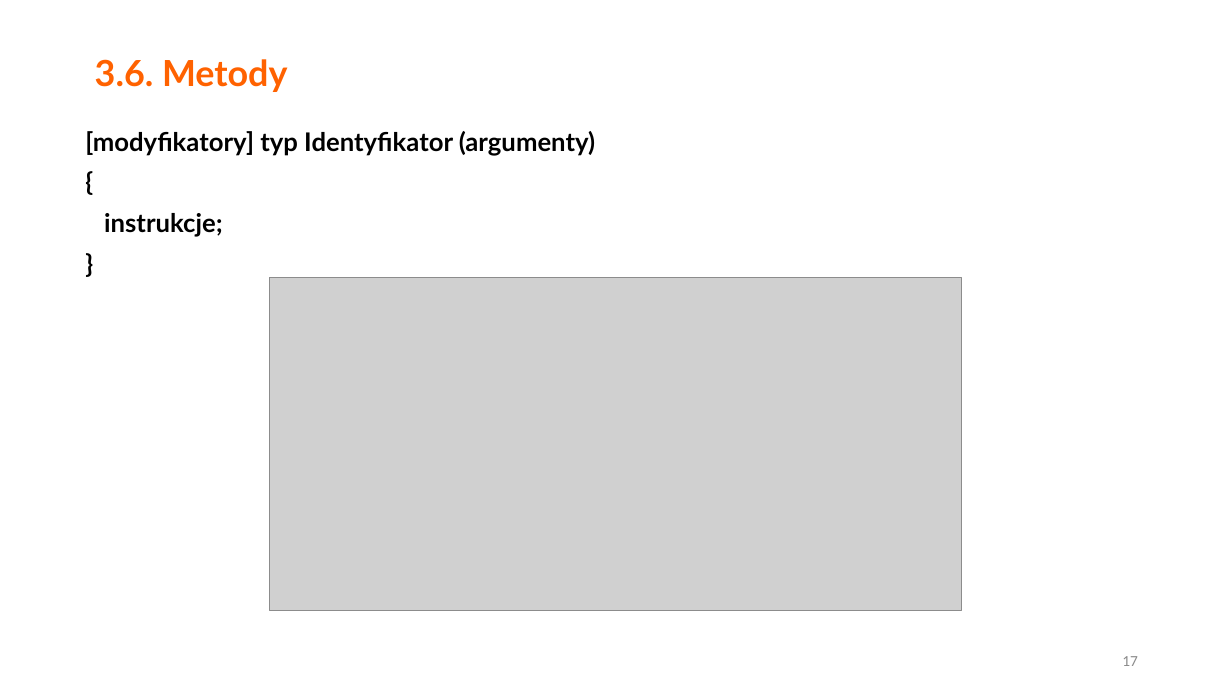
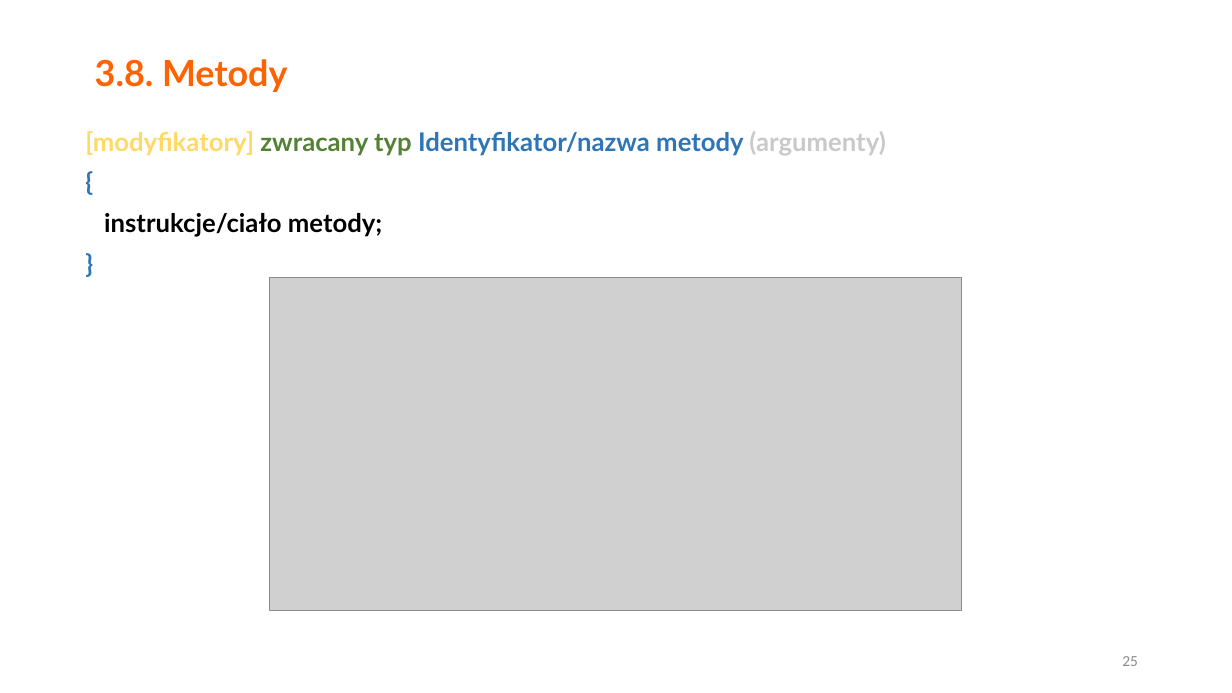
Before and after one commit to morelq/PodstawyCsharp, a slide deck: slide 25 of Podstawy Csharp v2.pptx (slide 17 before the commit). Drawn at 1232x693 pixels with LibreOffice and Linux fonts; fonts in the diff are those of the drawing; grey boxes stand for pictures. Boxes give left, top, right and bottom in pixels: in the first picture for what was removed or moved away, otherwise in the second. Text is boxed around its words. In the diff, an @@ line names an element or a change of style, - is before the commit and + after.

```diff
--- a/Podstawy Csharp v2.pptx
+++ b/Podstawy Csharp v2.pptx
@@ title at [95,59,287,92]: text changed @@
-3.6. Metody
+3.8. Metody
@@ text at [85,131,885,156]: text changed; text colour #000000 to #2E75B6 @@
-[modyfikatory] typ Identyfikator (argumenty)
+[modyfikatory] zwracany typ Identyfikator/nazwa metody (argumenty)
@@ text "[modyfikatory] zwracany typ Identyfikator/nazwa metody ..." at [85,131,885,237]: text colour #000000 to #2E75B6 in "{", "}" @@
@@ text at [104,213,382,237]: text changed @@
-instrukcje;
+instrukcje/ciało metody;
@@ page number at [1122,656,1138,666]: text changed @@
-17
+25
```
Also in this commit, not shown: 19 other slides changed, 10 slides added, 3 slides removed, 14 other files.
